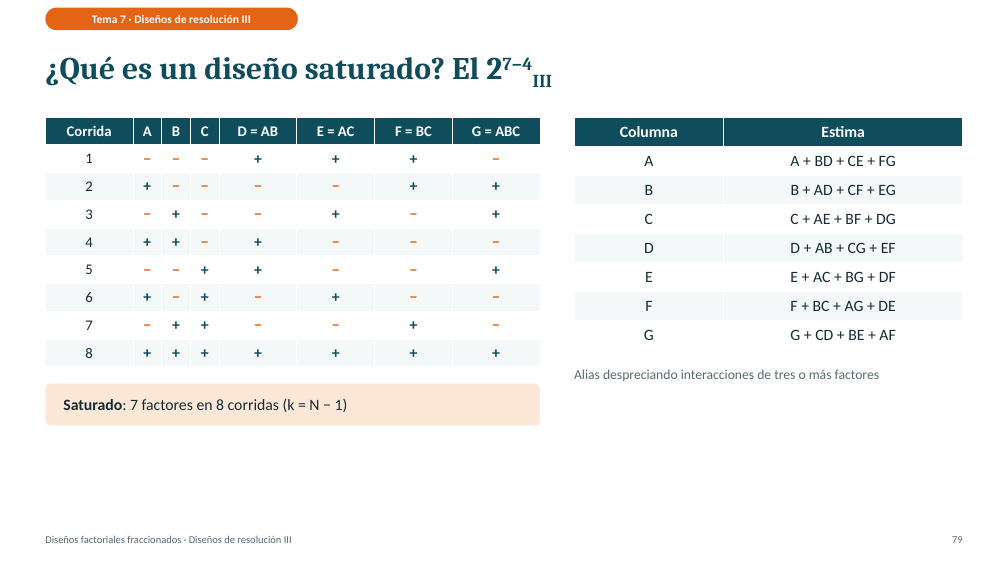
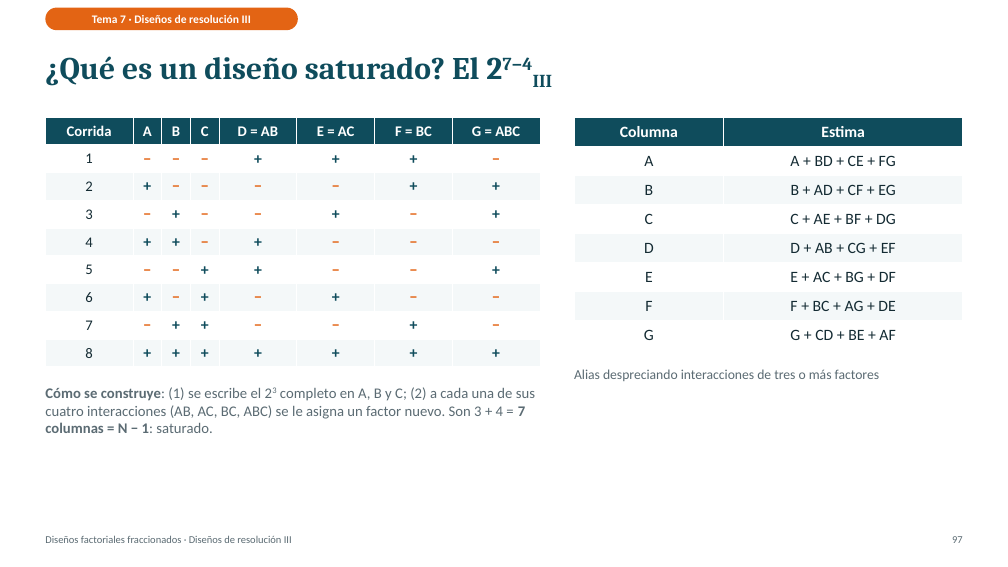
Before and after one commit to Juanes2001/diseno-de-experimentos, a slide deck: slide 97 of exposicion-tema-06/Tema6_Factoriales_Fraccionados.pptx (slide 79 before the commit). Drawn at 1008x567 pixels with LibreOffice and Linux fonts; fonts in the diff are those of the drawing. Boxes give left, top, right and bottom in pixels: in the first picture for what was removed or moved away, otherwise in the second. Text is boxed around its words. In the diff, an @@ line names an element or a change of style, - is before the commit and + after.

```diff
--- a/exposicion-tema-06/Tema6_Factoriales_Fraccionados.pptx
+++ b/exposicion-tema-06/Tema6_Factoriales_Fraccionados.pptx
@@ text at (45,387,535,433): text changed; size 15 to 14 pt; text colour #142B33 to #5B6B73 @@
-Saturado: 7 factores en 8 corridas (k = N − 1)
+Cómo se construye: (1) se escribe el 23 completo en A, B y C; (2) a cada una de sus cuatro interacciones (AB, AC, BC, ABC) se le asigna un factor nuevo. Son 3 + 4 = 7 columnas = N − 1: saturado.
@@ text "Cómo se construye: (1) se ...": place and size @@
-text "Cómo se construye: (1) se ..." at (45,384,540,426)
+text "Cómo se construye: (1) se ..." at (45,387,535,433)
@@ text "Cómo se construye: (1) se ..." at (45,387,535,433): vertical alignment middle to top; fill #FDE8D7 to none @@
@@ text at (952,536,963,543): text changed @@
-79
+97
```
Also in this commit, not shown: 43 other slides changed, 22 slides added, 6 other files.
